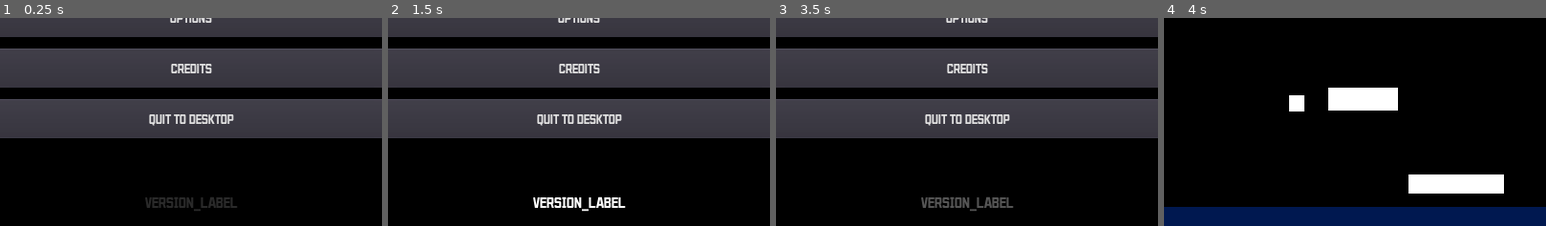
Above: before the commit, frames 1-4 (left to right).
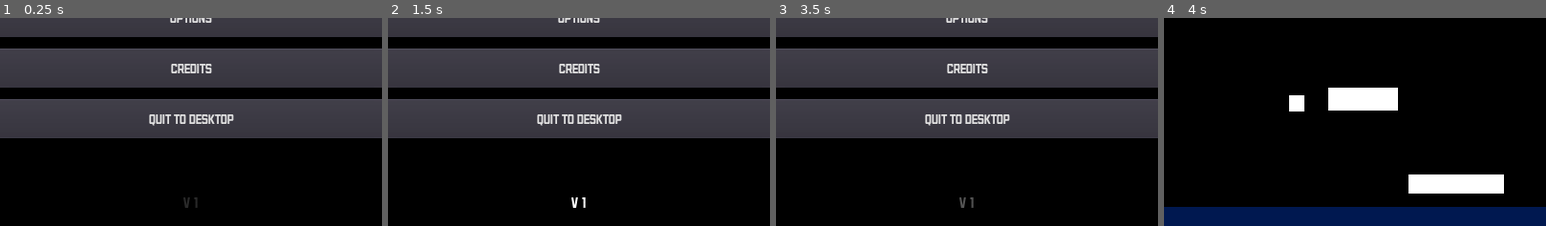
Above: after the commit, the same moments.

Repository: AlixBarreaux/simple-breakout
Game: Godot game, scene res://Scenes/GUI/MainMenu.tscn
Two runs of this game, one before a commit and one after it. Both use one fixed random seed, a clock stepped at 60 frames per second and the inputs below. This scene is started directly instead of the project's main scene. The engine's default icon, where the game draws it, is replaced by a stand-in: a white triangle on a blue panel in a dark square.
Inputs:
- Up to frame 1 (0.25 s): no input
- Up to frame 2 (1.5 s): click "hello" at 0.5 s; click "select level" at 1.25 s
- Up to frame 3 (3.5 s): click "options" at 2 s; click "credits" at 2.75 s
- Up to frame 4 (4 s): tap Enter at 3.5 s; hold D (move_right) from 3.53 s (still down)
The pictures show only the part of the screen within x 25-75%, y 50-100%; the shares and areas given below are measured in that part.

The runs differ from the first frame. In frame 1, 0.6% of the frame differs, in the area x 38-62%, y 86-93%; in frame 2, 0.9%, in the area x 38-63%, y 85-94%; in frame 3, 0.8%; in frame 4, nothing differs.

Commit message:
add a Version property in the Project Settings and make the label on the main menu update itself based on this property

Diff:
--- a/Scenes/GUI/MainMenu.tscn
+++ b/Scenes/GUI/MainMenu.tscn
@@ -8,31 +8,11 @@
 [ext_resource path="res://Scenes/GUI/LevelSelectionMenu.tscn" type="PackedScene" id=6]
 [ext_resource path="res://Scripts/GUI/main_menu.gd" type="Script" id=7]
 [ext_resource path="res://Scenes/Main.tscn" type="PackedScene" id=8]
+[ext_resource path="res://Scenes/GUI/VersionLabel.tscn" type="PackedScene" id=9]
 
 [sub_resource type="DynamicFont" id=1]
 size = 60
 font_data = ExtResource( 2 )
-
-[sub_resource type="DynamicFont" id=2]
-size = 40
-font_data = ExtResource( 2 )
-
-[sub_resource type="Animation" id=3]
-resource_name = "Fade In Out"
-length = 3.0
-loop = true
-tracks/0/type = "value"
-tracks/0/path = NodePath(".:self_modulate")
-tracks/0/interp = 1
-tracks/0/loop_wrap = true
-tracks/0/imported = false
-tracks/0/enabled = true
-tracks/0/keys = {
-"times": PoolRealArray( 0, 1.5, 3 ),
-"transitions": PoolRealArray( 1, 1, 1 ),
-"update": 0,
-"values": [ Color( 1, 1, 1, 0 ), Color( 1, 1, 1, 1 ), Color( 1, 1, 1, 0 ) ]
-}
 
 [node name="MainMenu" type="Control"]
 anchor_right = 1.0
@@ -139,25 +119,9 @@
 focus_neighbour_bottom = NodePath("../NewGameButton")
 text = "quit to desktop"
 
-[node name="VersionLabel" type="Label" parent="ColorRect"]
-anchor_left = 0.5
-anchor_top = 1.0
-anchor_right = 0.5
-anchor_bottom = 1.0
-margin_left = -119.0
-margin_top = -85.1406
-margin_right = 119.0
-margin_bottom = -38.1406
-custom_fonts/font = SubResource( 2 )
-text = "VERSION_LABEL"
-align = 1
-__meta__ = {
-"_edit_use_anchors_": false
-}
-
-[node name="AnimationPlayer" type="AnimationPlayer" parent="ColorRect/VersionLabel"]
-autoplay = "Fade In Out"
-"anims/Fade In Out" = SubResource( 3 )
+[node name="VersionLabel" parent="ColorRect" instance=ExtResource( 9 )]
+margin_top = -85.0
+margin_bottom = -38.0
 
 [node name="MenusToDisplay" type="Control" parent="."]
 anchor_right = 1.0
--- /dev/null
+++ b/Scenes/GUI/VersionLabel.tscn
@@ -0,0 +1,46 @@
+[gd_scene load_steps=5 format=2]
+
+[ext_resource path="res://Resources/Fonts/Dynamic_Fonts_Data/legend_dynamicfontdata.tres" type="DynamicFontData" id=1]
+[ext_resource path="res://Scripts/GUI/version_label.gd" type="Script" id=2]
+
+[sub_resource type="DynamicFont" id=1]
+size = 40
+font_data = ExtResource( 1 )
+
+[sub_resource type="Animation" id=2]
+resource_name = "Fade In Out"
+length = 3.0
+loop = true
+tracks/0/type = "value"
+tracks/0/path = NodePath(".:self_modulate")
+tracks/0/interp = 1
+tracks/0/loop_wrap = true
+tracks/0/imported = false
+tracks/0/enabled = true
+tracks/0/keys = {
+"times": PoolRealArray( 0, 1.5, 3 ),
+"transitions": PoolRealArray( 1, 1, 1 ),
+"update": 0,
+"values": [ Color( 1, 1, 1, 0 ), Color( 1, 1, 1, 1 ), Color( 1, 1, 1, 0 ) ]
+}
+
+[node name="VersionLabel" type="Label"]
+anchor_left = 0.5
+anchor_top = 1.0
+anchor_right = 0.5
+anchor_bottom = 1.0
+margin_left = -119.0
+margin_top = -85.1406
+margin_right = 119.0
+margin_bottom = -38.1406
+custom_fonts/font = SubResource( 1 )
+text = "V 0"
+align = 1
+script = ExtResource( 2 )
+__meta__ = {
+"_edit_use_anchors_": false
+}
+
+[node name="AnimationPlayer" type="AnimationPlayer" parent="."]
+autoplay = "Fade In Out"
+"anims/Fade In Out" = SubResource( 2 )
--- /dev/null
+++ b/Scripts/GUI/version_label.gd
@@ -0,0 +1,17 @@
+class_name VersionLabel
+extends Label
+
+
+# ----------------------------- DECLARE VARIABLES ------------------------------
+
+
+
+# ---------------------------------- RUN CODE ----------------------------------
+
+func _ready() -> void:
+	self._initialize()
+
+# ------------------------------ DECLARE FUNCTIONS -----------------------------
+
+func _initialize() -> void:
+	self.text = "V " + str(ProjectSettings.get_setting("application/config/version"))
--- a/project.godot
+++ b/project.godot
@@ -113,6 +113,11 @@
 "class": "ScoreManager",
 "language": "GDScript",
 "path": "res://score_manager.gd"
+}, {
+"base": "Label",
+"class": "VersionLabel",
+"language": "GDScript",
+"path": "res://Scripts/GUI/version_label.gd"
 } ]
 _global_script_class_icons={
 "Ball": "",
@@ -135,14 +140,16 @@
 "QuitToDesktopButton": "",
 "QuitToMainMenuButton": "",
 "ScoreGUI": "",
-"ScoreManager": ""
+"ScoreManager": "",
+"VersionLabel": ""
 }
 
 [application]
 
-config/name="Breakout"
+config/name="Simple Breakout"
 run/main_scene="res://Scenes/Main.tscn"
 config/icon="res://icon.png"
+config/version=1
 
 [autoload]
 
@@ -157,6 +164,10 @@
 window/size/test_height=720
 window/stretch/mode="2d"
 window/stretch/aspect="keep"
+
+[global]
+
+version=0
 
 [input]
 
Not shown: 1 places in Scenes/GUI/MainMenu.tscn that only renumber resources
